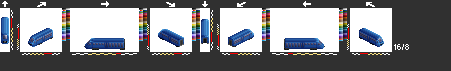
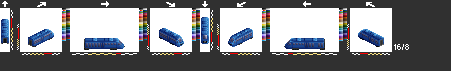
Layer changes from the first 451px x 71px image to the second:
hid "mqb", painted on it over 1, 17, 384, 50
showed "mqa", painted on it over 1, 17, 384, 50
